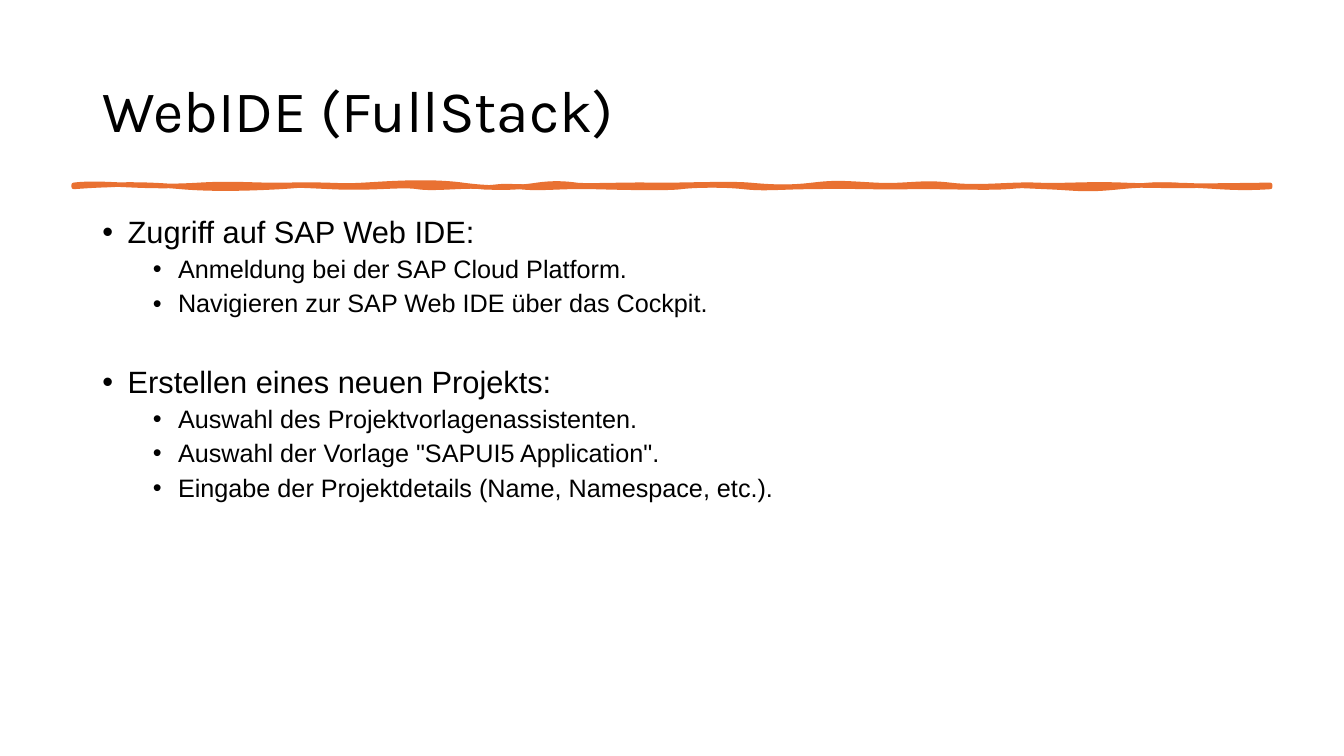
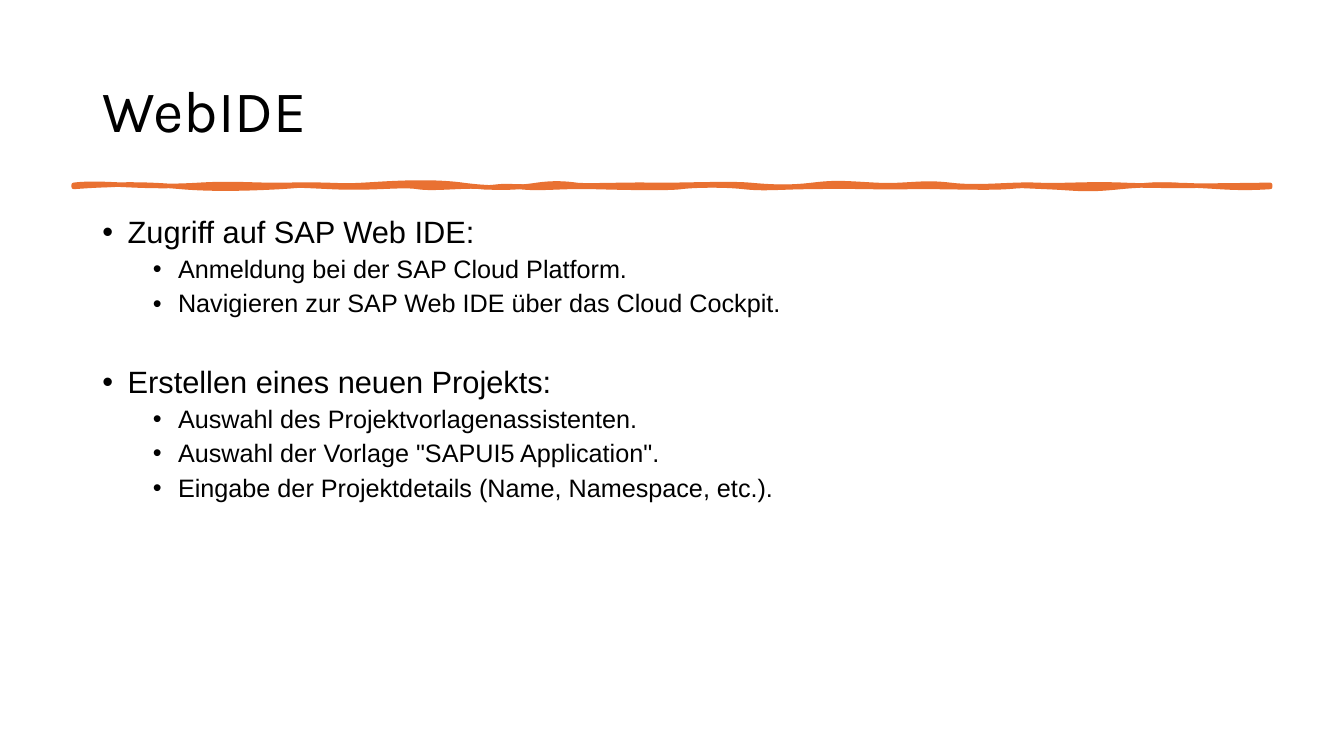
Before and after one commit to MatLange/SAPTraining, a slide deck: slide 11 of Tag01_SAPUI5-Fiori_DE.pptx (slide 10 before the commit). Drawn at 1344x756 pixels with LibreOffice and Linux fonts; fonts in the diff are those of the drawing. Boxes give left, top, right and bottom in pixels: in the first picture for what was removed or moved away, otherwise in the second. Text is boxed around its words. In the diff, an @@ line names an element or a change of style, - is before the commit and + after.

```diff
--- a/Tag01_SAPUI5-Fiori_DE.pptx
+++ b/Tag01_SAPUI5-Fiori_DE.pptx
@@ title at [102,92,306,133]: text changed @@
-WebIDE (FullStack)
+WebIDE
@@ text at [178,293,780,318]: text changed @@
-  • Navigieren zur SAP Web IDE über das Cockpit.
+  • Navigieren zur SAP Web IDE über das Cloud Cockpit.
```
Also in this commit, not shown: 11 other slides changed, 39 slides added, 1 slide removed, 4 other files.
